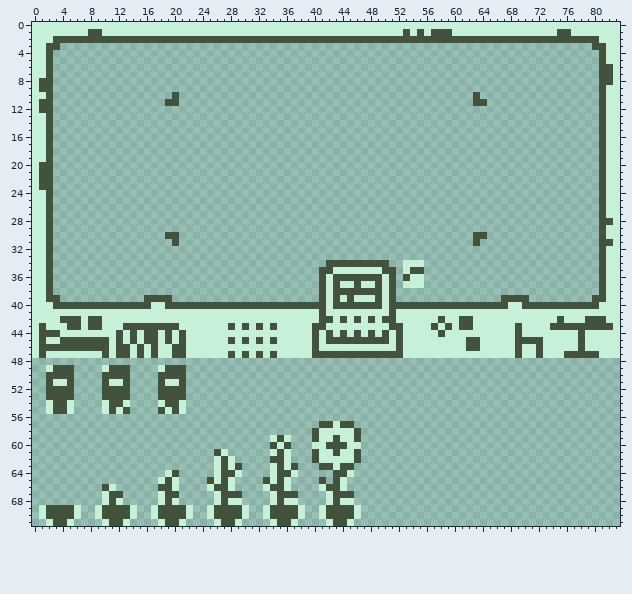
One commit to this sprite sheet: asset-bundles/spritesheet.png. That is the earlier state.
The file is 84x72 pixels.
Once edited:
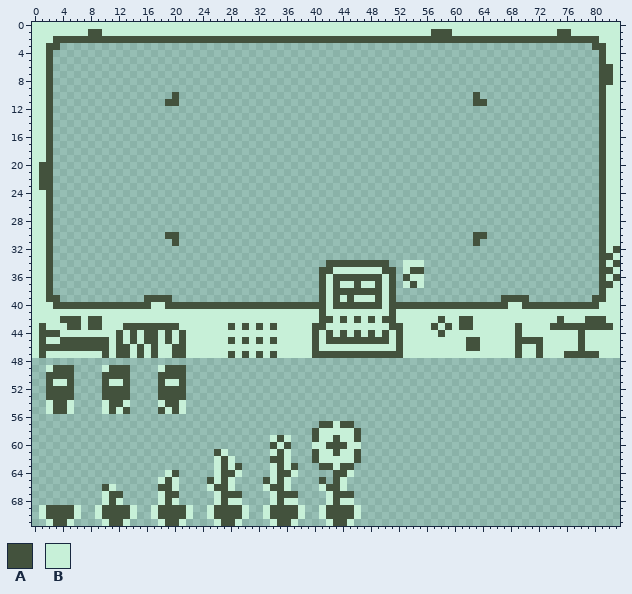
Palette (. is transparent): A #43523d  B #c7f0d8
Diff:
@@ x 51..57 @@
  0 BBBBBBB
- 1 BBABABA
+ 1 BBBBBBA
  2 AAAAAAA
@@ x 0..3 @@
  7 BBA.
- 8 BAA.
- 9 BAA.
+ 8 BBA.
+ 9 BBA.
 10 BBA.
-11 BAA.
-12 BAA.
+11 BBA.
+12 BBA.
 13 BBA.
@@ x 52..83 @@
 27 .............................ABB
-28 .............................AAB
+28 .............................ABB
 29 .............................ABB
 30 ...........AA................ABB
-31 ...........A.................AAB
-32 .............................ABB
-33 .............................ABB
-34 .BBB.........................ABB
-35 .BAA.........................ABB
-36 .ABB.........................ABB
-37 .BBB.........................ABB
+31 ...........A.................ABB
+32 .............................ABA
+33 .............................AAB
+34 .BBB.........................ABA
+35 .BAA.........................AAB
+36 .ABB.........................ABA
+37 .BAB.........................AAB
 38 .............................ABB
